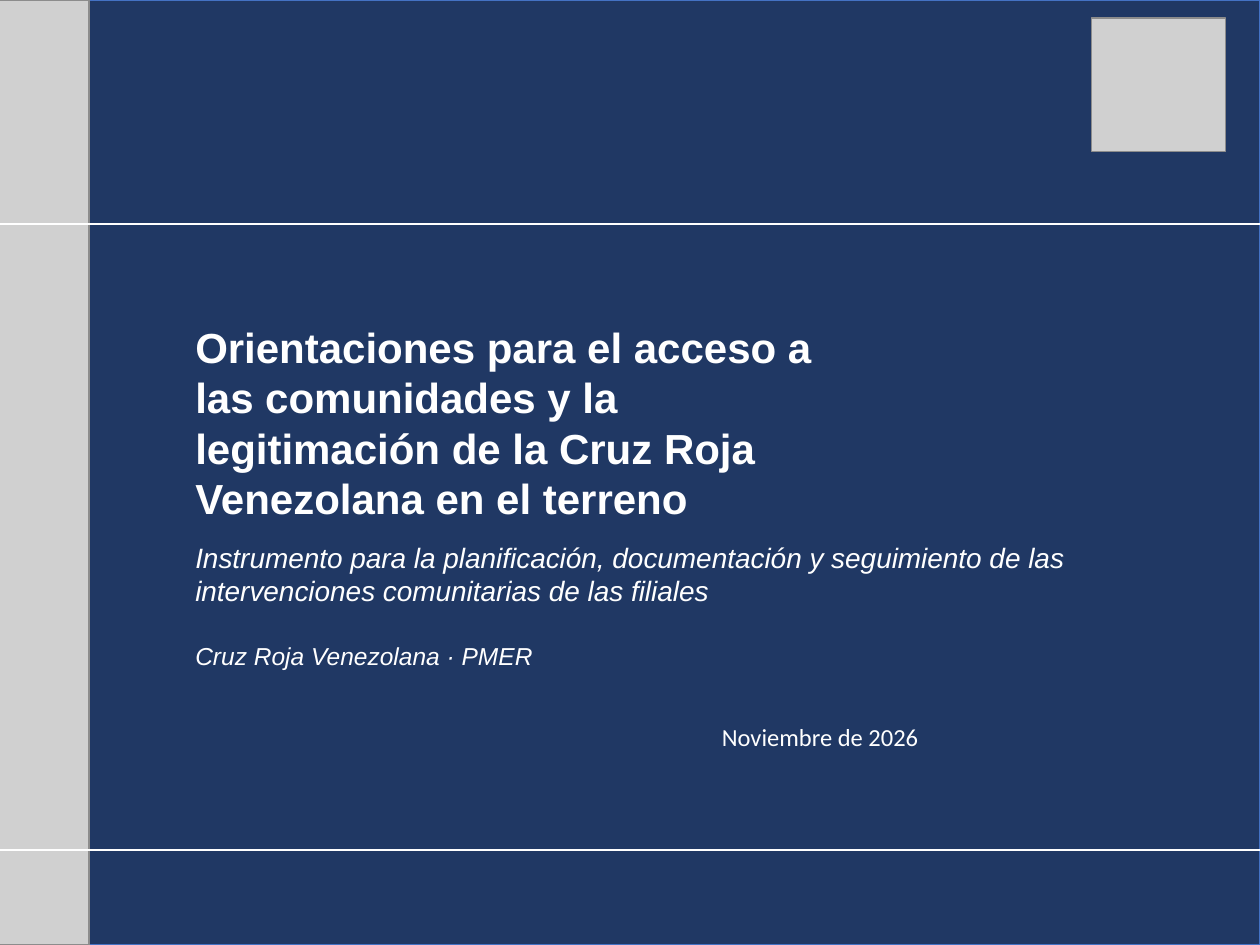
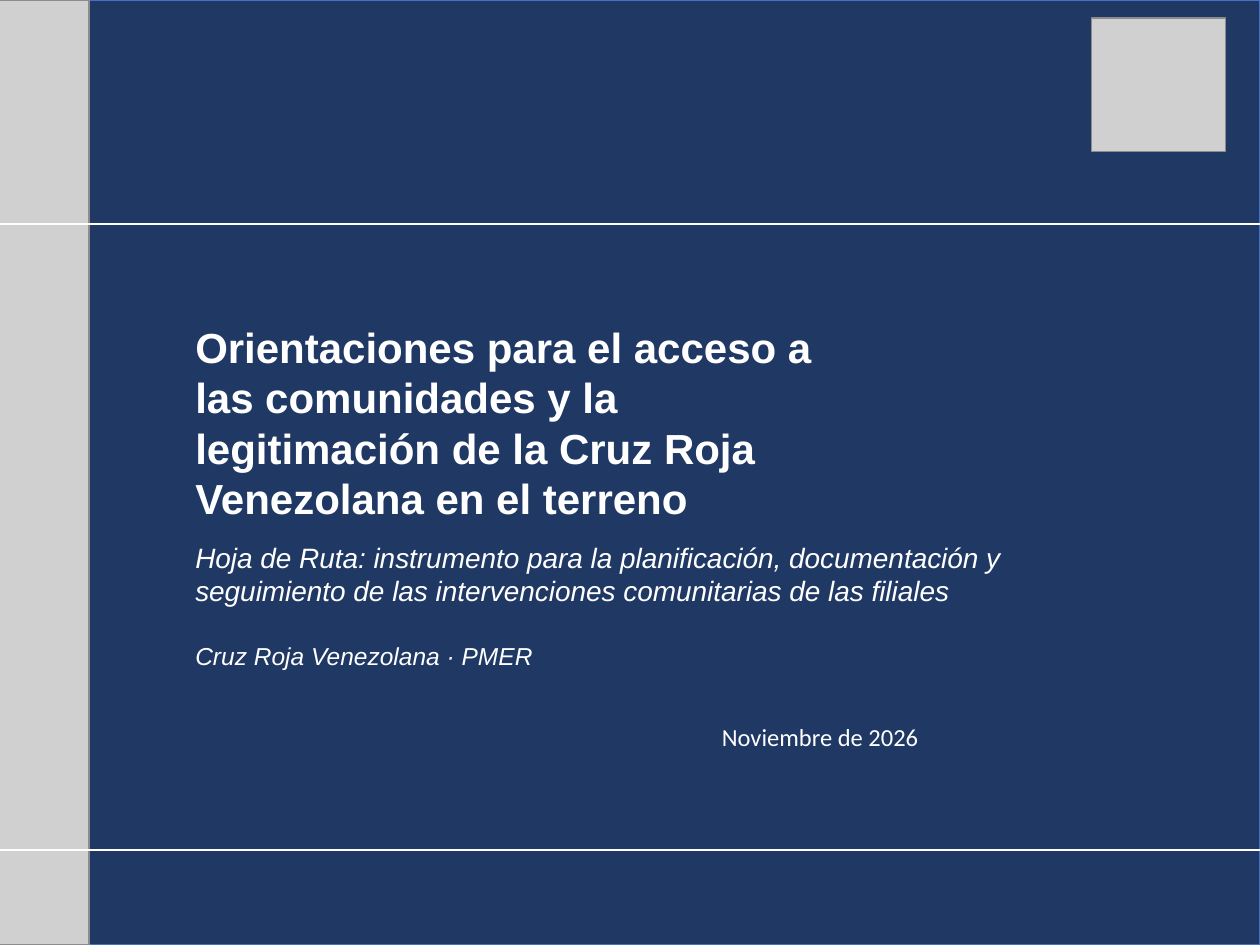
Before and after one commit to fmblancop/Hoja-de-Ruta-CRV, a slide deck: slide 1 of Hoja_de_Ruta_CRV_presentacion.pptx. Drawn at 1260x945 pixels with LibreOffice and Linux fonts; fonts in the diff are those of the drawing; grey boxes stand for pictures. Boxes give left, top, right and bottom in pixels: in the first picture for what was removed or moved away, otherwise in the second. Text is boxed around its words. In the diff, an @@ line names an element or a change of style, - is before the commit and + after.

```diff
--- a/Hoja_de_Ruta_CRV_presentacion.pptx
+++ b/Hoja_de_Ruta_CRV_presentacion.pptx
@@ text at (x1=195, y1=547, x2=1000, y2=607): text changed @@
-Instrumento para la planificación, documentación y seguimiento de las intervenciones comunitarias de las filiales
+Hoja de Ruta: instrumento para la planificación, documentación y seguimiento de las intervenciones comunitarias de las filiales
```
Also in this commit, not shown: 2 other slides changed, 4 slides added, 3 slides removed.
